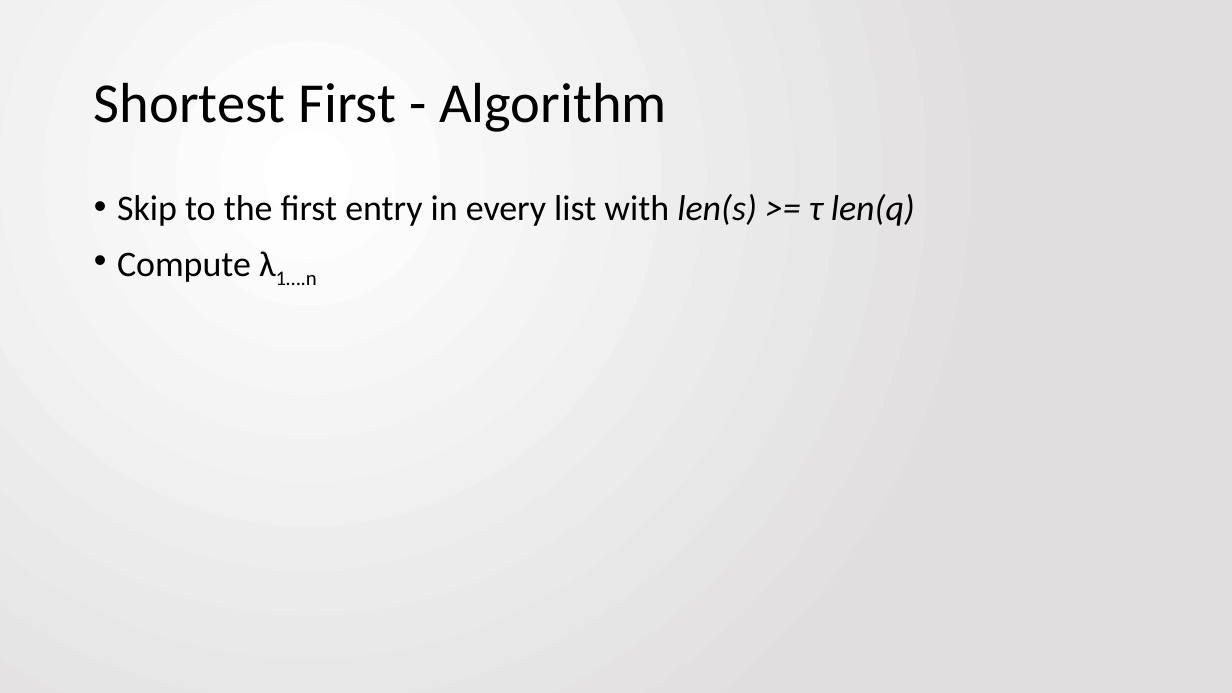
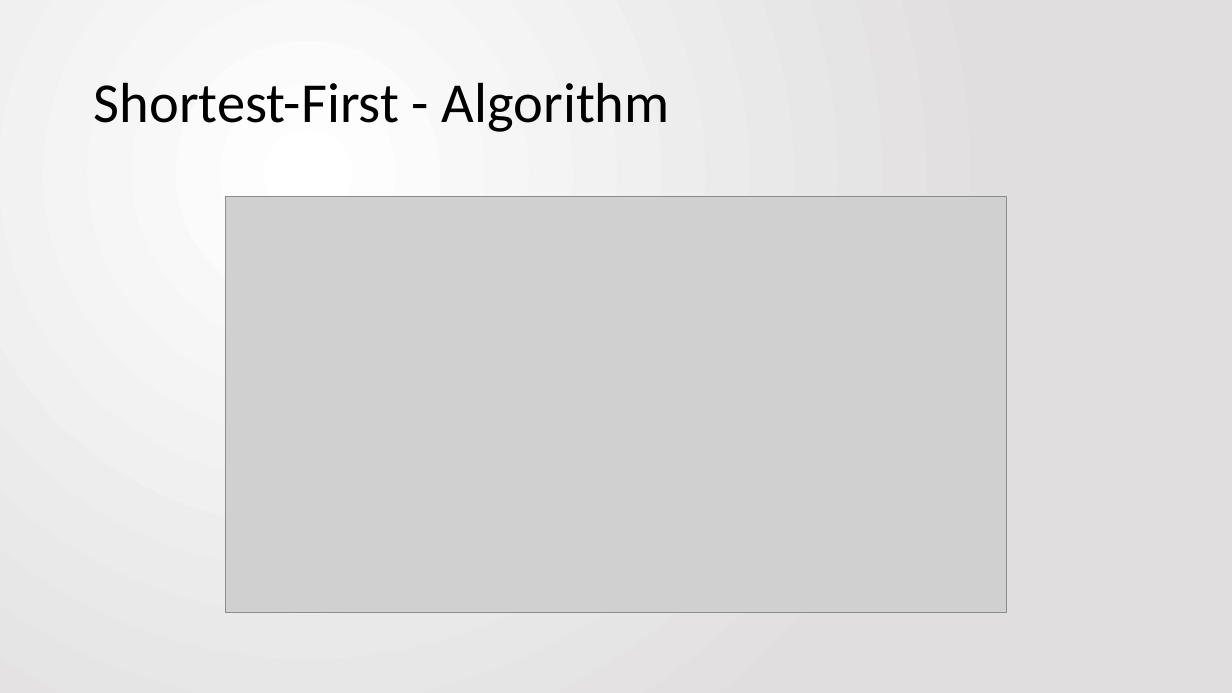
Before and after one commit to jbfitz/EECS405, a slide deck: slide 14 of Paper Presentation/EECS405.PattersonFitzpatrick.PaperPresentation.pptx. Drawn at 1232x693 pixels with LibreOffice and Linux fonts; fonts in the diff are those of the drawing; grey boxes stand for pictures. Boxes give left, top, right and bottom in pixels: in the first picture for what was removed or moved away, otherwise in the second. Text is boxed around its words. In the diff, an @@ line names an element or a change of style, - is before the commit and + after.

```diff
--- a/Paper Presentation/EECS405.PattersonFitzpatrick.PaperPresentation.pptx
+++ b/Paper Presentation/EECS405.PattersonFitzpatrick.PaperPresentation.pptx
@@ title at (x1=94, y1=82, x2=670, y2=132): text changed @@
-Shortest First - Algorithm
+Shortest-First - Algorithm
@@ text removed at (x1=117, y1=194, x2=915, y2=285) @@
-• Skip to the first entry in every list with len(s) >= τ len(q)
-• Compute λ1….n
@@ picture added at (x1=226, y1=197, x2=1006, y2=613) @@
```
Also in this commit, not shown: 5 other slides changed.
